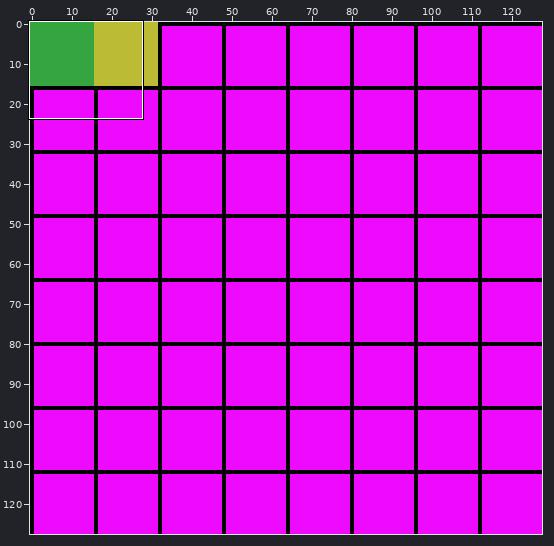
Sprite sheet: EchoesOfSerenity/Content/Spritesheets/TerrainSpritesheet.png. Above: a wide view before the commit, with the close-up outlined.
Close-up. Old version:
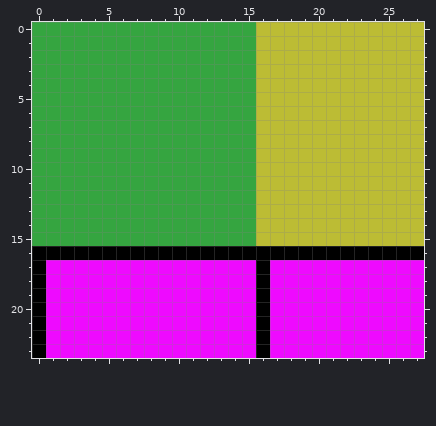
The file is 128x128 pixels. Shown: x 0..27, y 0..23.
After:
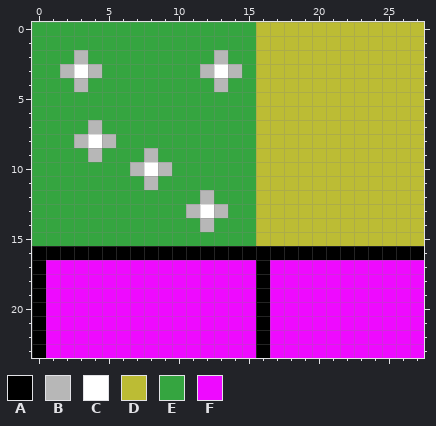
Palette (. is transparent): A #000000  B #b7b7b7  C #ffffff  D #bcbc34  E #35a540  F #ee0aff
The exact change:
@@ x 0..16 @@
  1 EEEEEEEEEEEEEEEED
- 2 EEEEEEEEEEEEEEEED
- 3 EEEEEEEEEEEEEEEED
- 4 EEEEEEEEEEEEEEEED
+ 2 EEEBEEEEEEEEEBEED
+ 3 EEBCBEEEEEEEBCBED
+ 4 EEEBEEEEEEEEEBEED
  5 EEEEEEEEEEEEEEEED
  6 EEEEEEEEEEEEEEEED
- 7 EEEEEEEEEEEEEEEED
- 8 EEEEEEEEEEEEEEEED
- 9 EEEEEEEEEEEEEEEED
-10 EEEEEEEEEEEEEEEED
-11 EEEEEEEEEEEEEEEED
-12 EEEEEEEEEEEEEEEED
-13 EEEEEEEEEEEEEEEED
-14 EEEEEEEEEEEEEEEED
+ 7 EEEEBEEEEEEEEEEED
+ 8 EEEBCBEEEEEEEEEED
+ 9 EEEEBEEEBEEEEEEED
+10 EEEEEEEBCBEEEEEED
+11 EEEEEEEEBEEEEEEED
+12 EEEEEEEEEEEEBEEED
+13 EEEEEEEEEEEBCBEED
+14 EEEEEEEEEEEEBEEED
 15 EEEEEEEEEEEEEEEED
Boxes around the changes in both close-ups, in picture pixels (x1, y1, x2, y2):
changed: (60, 50, 242, 232)
